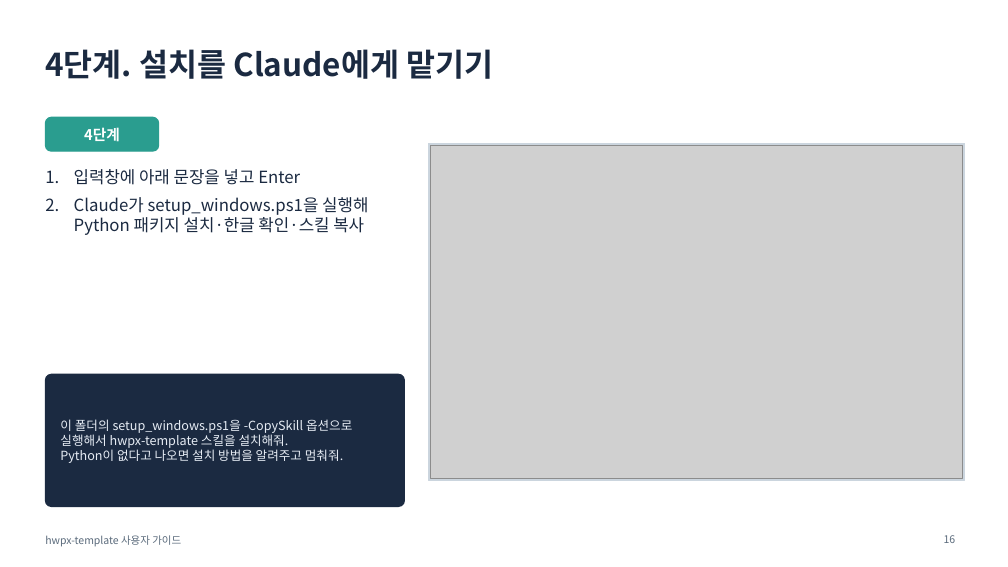
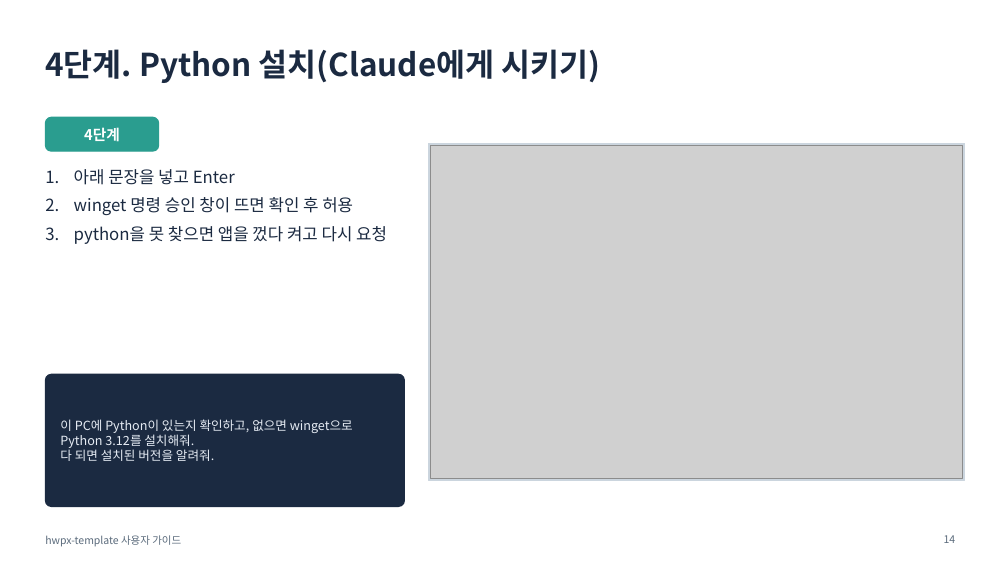
Before and after one commit to emilyJ7/hwpx-template-public, a slide deck: slide 14 of docs/사용자가이드.pptx (slide 16 before the commit). Drawn at 1008x567 pixels with LibreOffice and Linux fonts; fonts in the diff are those of the drawing; grey boxes stand for pictures. Boxes give left, top, right and bottom in pixels: in the first picture for what was removed or moved away, otherwise in the second. Text is boxed around its words. In the diff, an @@ line names an element or a change of style, - is before the commit and + after.

```diff
--- a/docs/사용자가이드.pptx
+++ b/docs/사용자가이드.pptx
@@ title at bbox=[45, 49, 601, 83]: text changed @@
-4단계. 설치를 Claude에게 맡기기
+4단계. Python 설치(Claude에게 시키기)
@@ text at bbox=[74, 169, 387, 244]: text changed @@
-1. 입력창에 아래 문장을 넣고 Enter
-2. Claude가 setup_windows.ps1을 실행해 Python 패키지 설치·한글 확인·스킬 복사
+1. 아래 문장을 넣고 Enter
+2. winget 명령 승인 창이 뜨면 확인 후 허용
+3. python을 못 찾으면 앱을 껐다 켜고 다시 요청
@@ text at bbox=[60, 419, 353, 461]: text changed @@
-이 폴더의 setup_windows.ps1을 -CopySkill 옵션으로 실행해서 hwpx-template 스킬을 설치해줘.
-Python이 없다고 나오면 설치 방법을 알려주고 멈춰줘.
+이 PC에 Python이 있는지 확인하고, 없으면 winget으로 Python 3.12를 설치해줘.
+다 되면 설치된 버전을 알려줘.
@@ page number at bbox=[944, 535, 956, 543]: text changed @@
-16
+14
```
Also in this commit, not shown: 8 other slides changed, 2 slides added, 3 slides removed, 26 other files.
